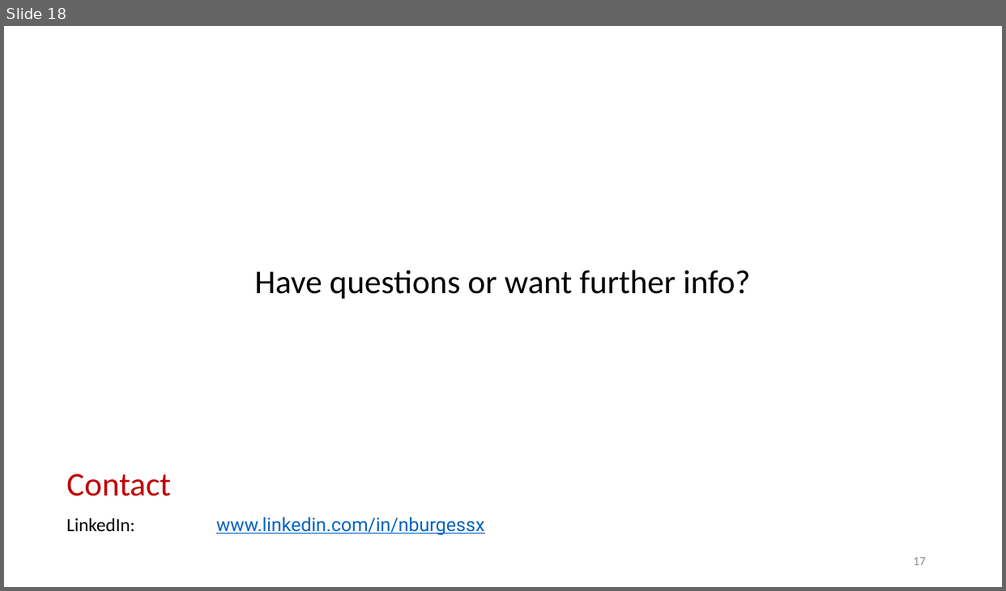
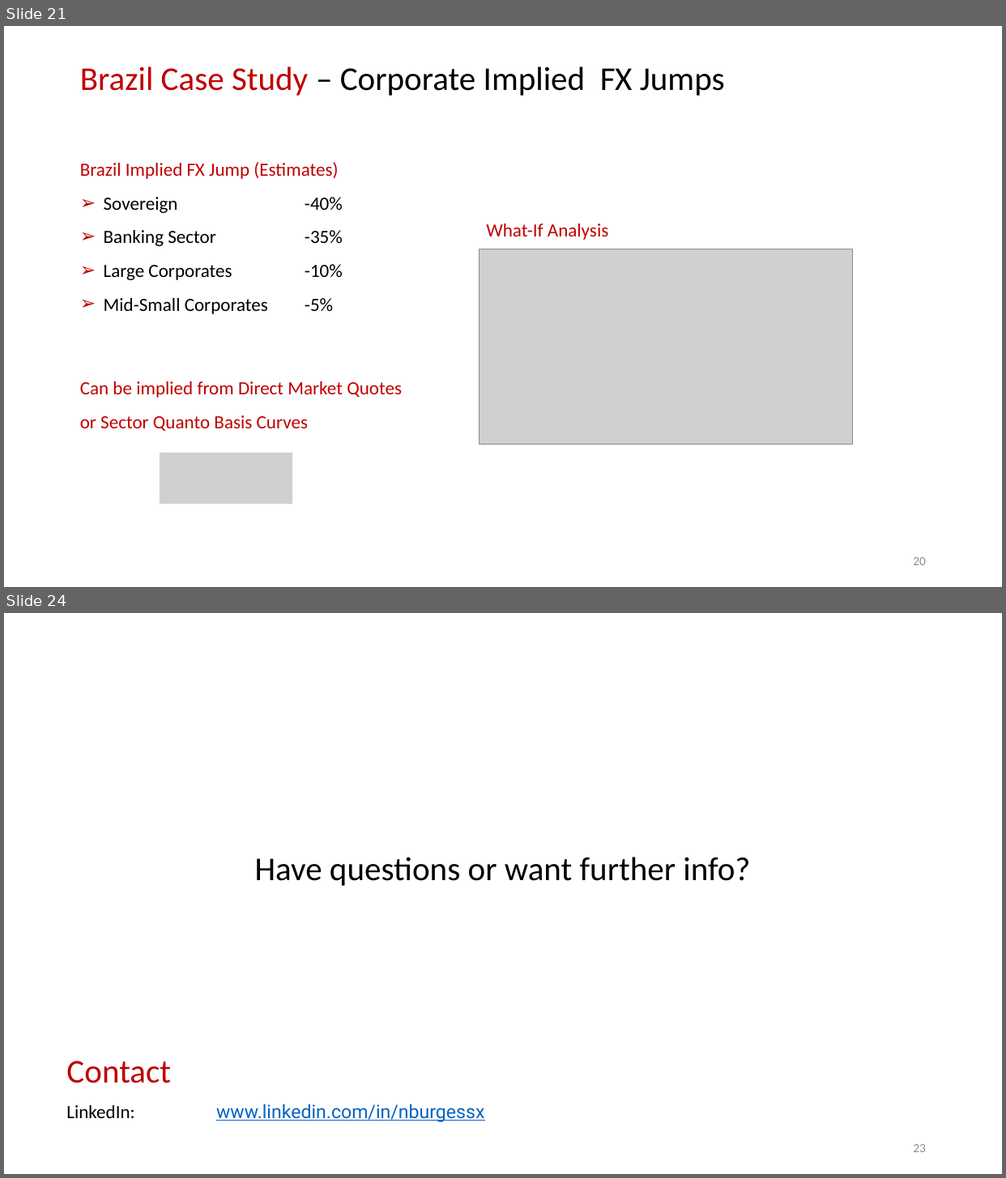
Before and after one commit to nburgessx/QuantResearch, a slide deck: Quanto CDS/Quanto CDS Pricing, Theory & Practice.pptx. Shown one above the other, each under a label of ours: slide 18 before the commit, slides 21 and 24 after it; the slides between them are not shown. The pictures are 1006x591 and 1006x1178 pixels, drawn with LibreOffice and Linux fonts; fonts in the diff are those of the drawing; grey boxes stand for pictures. Boxes give left, top, right and bottom in pixels: in the first picture for what was removed or moved away, otherwise in the second. Text is boxed around its words. In the diff, an @@ line names an element or a change of style, - is before the commit and + after.

Commit message:
Updated Quant CDS Research

```diff
--- a/Quanto CDS/Quanto CDS Pricing, Theory & Practice.pptx
+++ b/Quanto CDS/Quanto CDS Pricing, Theory & Practice.pptx
@@ slide 21 added at bbox=[4, 26, 1002, 587], background #FFFFFF @@
@@ title added at bbox=[80, 66, 725, 96], 32 pt, text #000000 @@
+Brazil Case Study – Corporate Implied FX Jumps
@@ text added at bbox=[80, 162, 343, 314], 18 pt, text #000000 @@
+Brazil Implied FX Jump (Estimates)
+➢ Sovereign -40%
+➢ Banking Sector -35%
+➢ Large Corporates -10%
+➢ Mid-Small Corporates -5%
@@ text added at bbox=[486, 224, 608, 240], 18 pt, text #C00000 @@
+What-If Analysis
@@ picture added at bbox=[479, 250, 852, 445] @@
@@ text added at bbox=[80, 382, 402, 431], 18 pt, text #C00000 @@
+Can be implied from Direct Market Quotes
+or Sector Quanto Basis Curves
@@ picture added at bbox=[160, 453, 293, 505] @@
@@ page number added at bbox=[913, 557, 926, 565], 12 pt, text #8C8C8C @@
+20
@@ what was slide 18 is now slide 24 @@
@@ page number at bbox=[913, 1144, 926, 1152]: text changed @@
-17
+23
```
Also in this commit, not shown: 14 slides changed, 5 other slides added, 10 other files.
